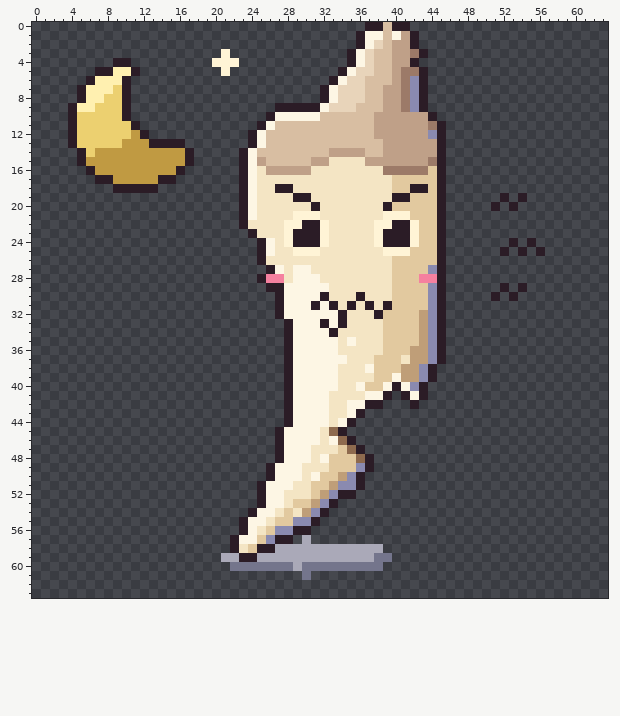
Pixel-art file: aseprite-source/v3/art-2701-pals-all/c13/opus2/pl-gwk-1-yard.aseprite. The picture above was drawn from the file before the commit.
64x64 pixels, 1 frame.
Once edited:
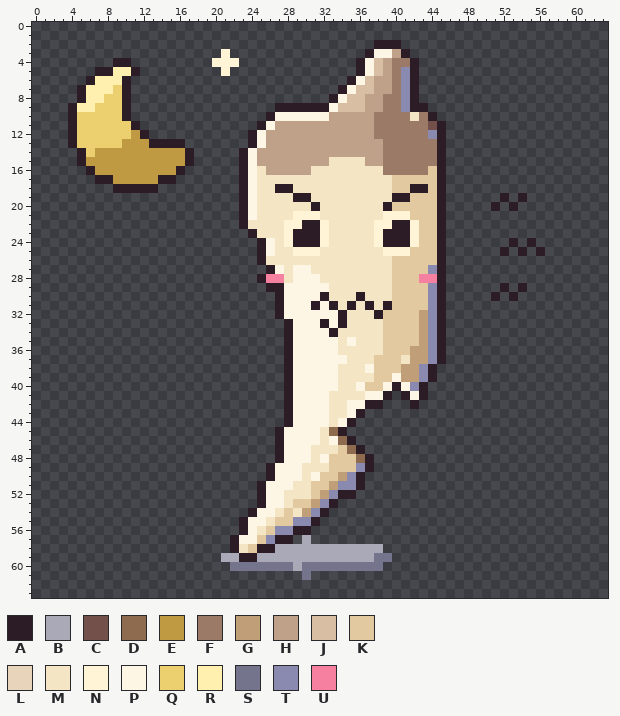
Palette (. is transparent): A #2b1c26  B #aaa9b8  C #74504a  D #8e6a4e  E #c09a42  F #9c7a68  G #bf9e78  H #bfa088  J #d8bea2  K #e2c99f  L #e8d4ba  M #f4e5c4  N #fff4d6  P #fdf6e4  Q #ecd070  R #fff0b0  S #74758c  T #8a8ab0  U #f5809f
The edit:
y 0: x 37..41 AAJAA -> .....
y 1: x 36..42 APPJPHA -> .......
y 2: x 36..42 APLJHHA -> ..AAA..
y 3: x 35..39 APLJJ -> ..APP; x 41..43 HFA -> A..
y 4: x 35..37 APL -> .AP; x 39..41 JHH -> HFF
y 5: x 34..37 APLL -> ..AP; x 39..43 JHFFA -> HFTA.
y 6: x 33..36 APLL -> ..AP; x 38..43 JJHFTA -> HHFTA.
y 7: x 32..36 APLLL -> ..APJ; x 38 J -> H; x 40..43 HFTA -> FTA.
y 8: x 32..43 APLLLJJHHFTA -> .APJJHHFFTA.
y 9: x 32..35 PLLL -> APJJ; x 37..42 JJHHFT -> HHFFTA
y 10: x 32..43 JJJJJJHHHHHH -> PHHHHHFFFFMF
y 11: x 27..44 JJJJJJJJJJJHHHHHHF -> HHHHHHHHHHHFFFFFFC
y 12: x 26..43 JJJJJJJJJJJJHHHHHH -> HHHHHHHHHHHHFFFFFF
y 13: x 26..44 JJJJJJJJJJJJJHHHHHH -> HHHHHHHHHHHHHFFFFFF
y 14: x 25..32 JJJJJJJJ -> HHHHHHHH; x 37..44 JJHHHHHH -> HHFFFFFF
y 15: x 26..30 JJJJJ -> HHHHH; x 39..43 HHHHH -> FFFFF
Where, in picture pixels (left, top, right, bottom), the same in both pictures:
changed: (257, 22, 437, 166)
